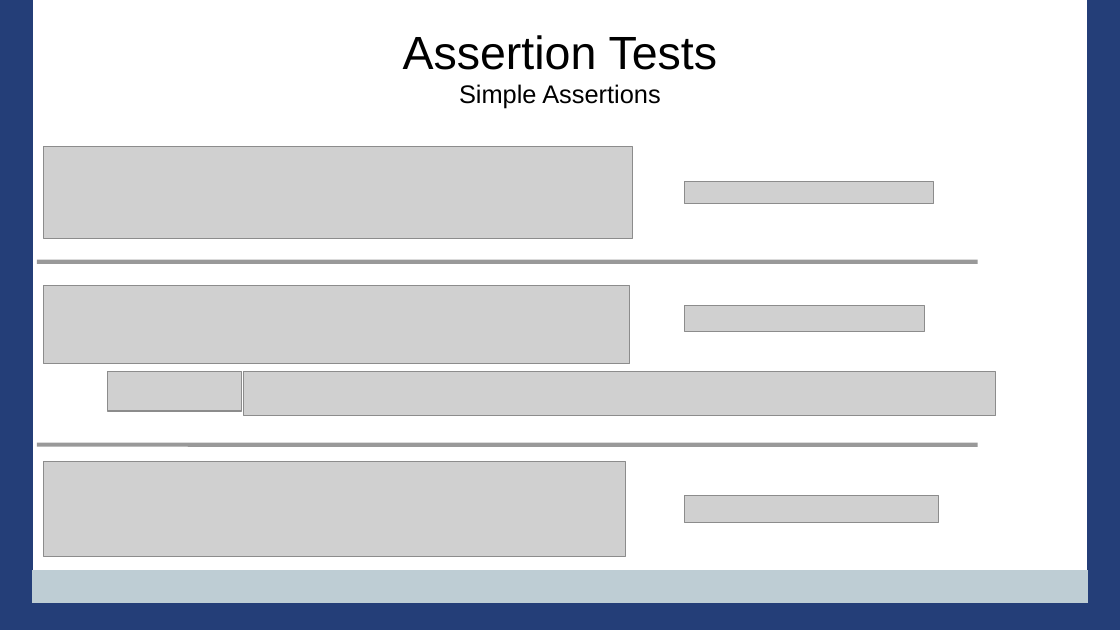
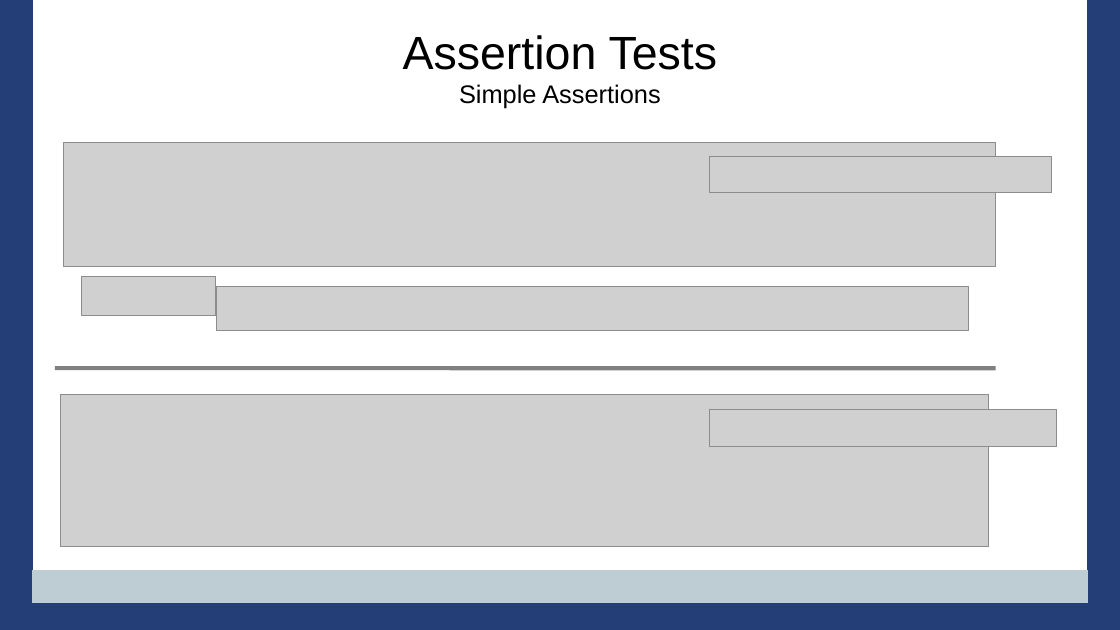
Before and after one commit to PennState/junit5-presentation, a slide deck: slide 22 of src/site/presentation/Junit5_Presentation_JavaOne_2016.odp (slide 21 before the commit). Drawn at 1120x630 pixels with LibreOffice and Linux fonts; fonts in the diff are those of the drawing; grey boxes stand for pictures; background and template pictures are left out. Boxes give left, top, right and bottom in pixels: in the first picture for what was removed or moved away, otherwise in the second. Text is boxed around its words. In the diff, an @@ line names an element or a change of style, - is before the commit and + after.

```diff
--- a/src/site/presentation/Junit5_Presentation_JavaOne_2016.odp
+++ b/src/site/presentation/Junit5_Presentation_JavaOne_2016.odp
@@ picture: place and size @@
-picture at bbox=[44, 147, 633, 239]
+picture at bbox=[63, 142, 996, 267]
@@ picture: place and size @@
-picture at bbox=[685, 182, 934, 204]
+picture at bbox=[709, 157, 1052, 193]
@@ line removed from (37, 262) to (978, 262) @@
@@ picture removed at bbox=[43, 286, 630, 364] @@
@@ picture: place and size @@
-picture at bbox=[108, 372, 242, 412]
+picture at bbox=[81, 276, 215, 316]
@@ picture: place and size @@
-picture at bbox=[244, 372, 996, 416]
+picture at bbox=[216, 287, 969, 330]
@@ picture removed at bbox=[685, 306, 925, 331] @@
@@ line moved from (37, 445) - (978, 445) to (55, 368) - (996, 368) @@
@@ line (55, 368) - (996, 368): stroke #999999 2.89 pt to #808080 2.89 pt @@
@@ picture: place and size @@
-picture at bbox=[44, 461, 626, 557]
+picture at bbox=[61, 394, 989, 547]
@@ picture: place and size @@
-picture at bbox=[685, 495, 939, 522]
+picture at bbox=[710, 410, 1058, 447]
```
Also in this commit, not shown: 19 other slides changed, 1 slide added, 1 slide removed, 2 other files.
